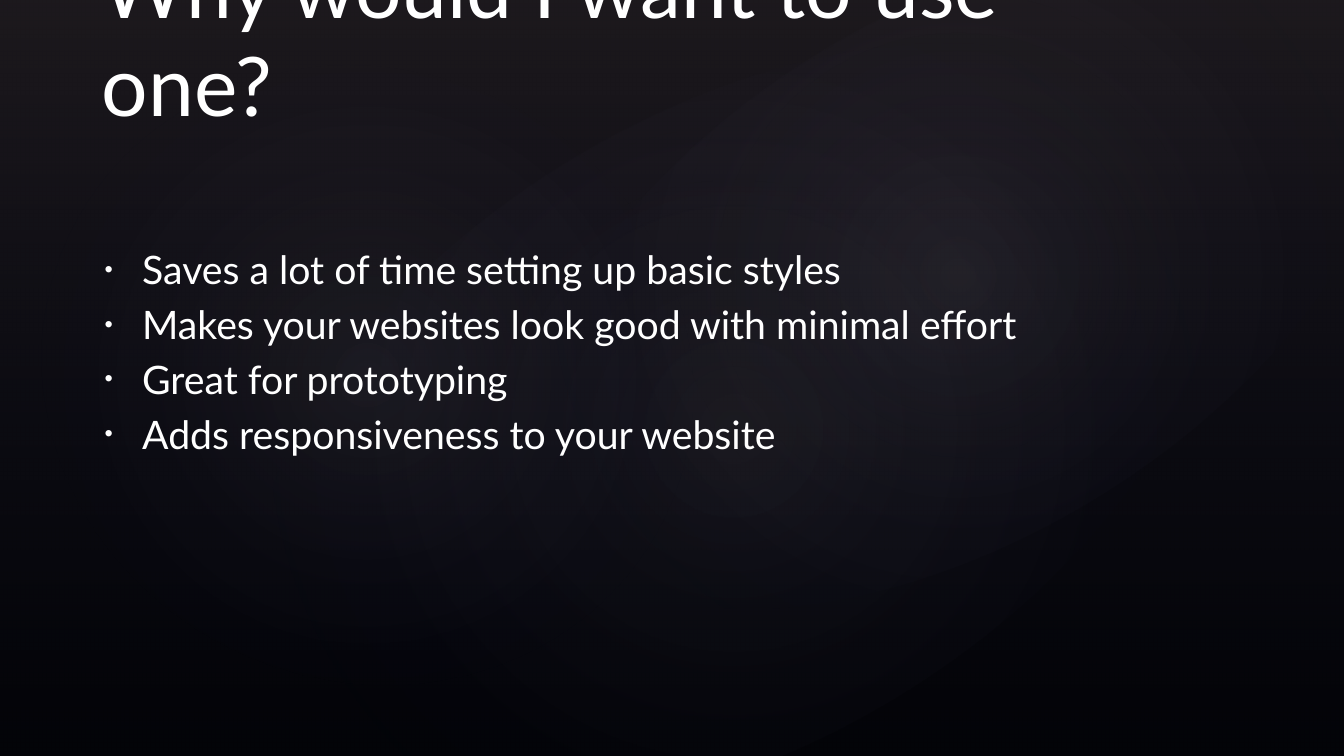
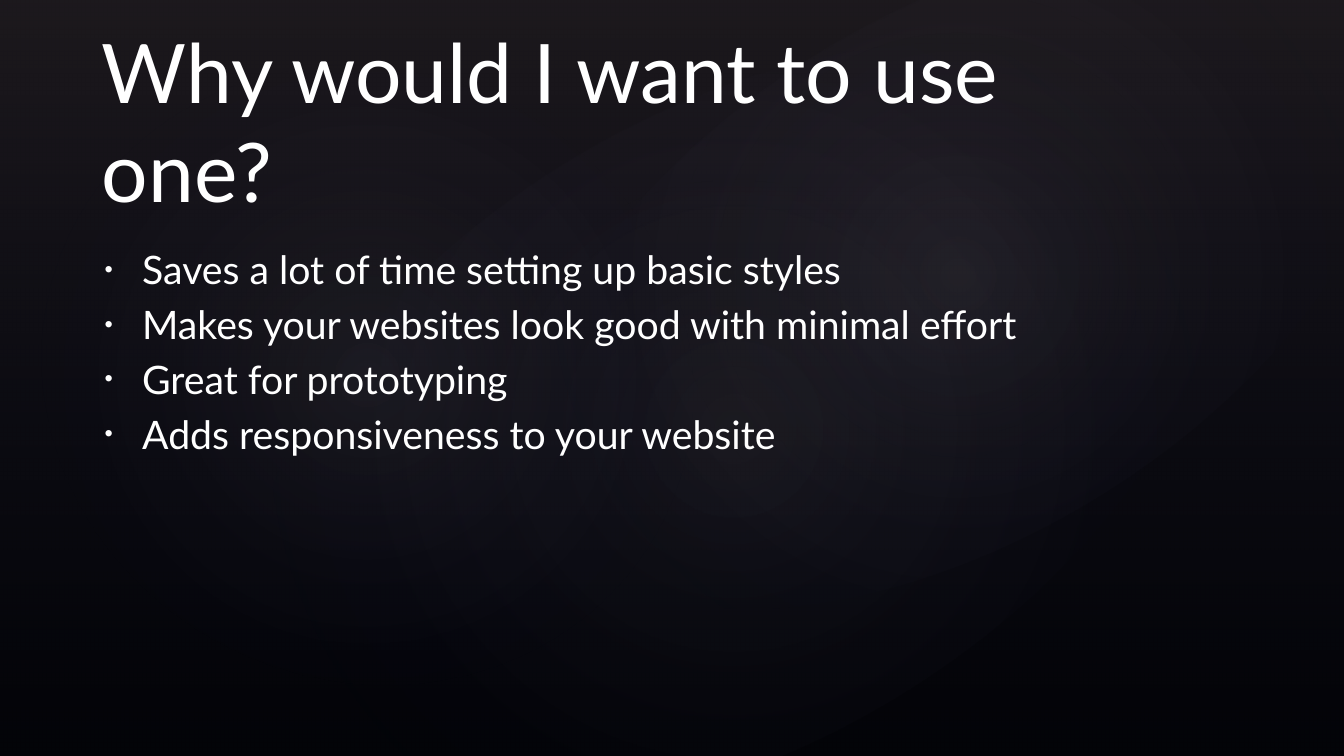
Before and after one commit to Dogfalo/WDW-CSS-Workshop, a slide deck: slide 15 of CSS Frameworks.pptx (slide 16 before the commit). Drawn at 1344x756 pixels with LibreOffice and Linux fonts; fonts in the diff are those of the drawing; background and template pictures are left out. Boxes give left, top, right and bottom in pixels: in the first picture for what was removed or moved away, otherwise in the second. Text is boxed around its words. In the diff, an @@ line names an element or a change of style, - is before the commit and + after.

```diff
--- a/CSS Frameworks.pptx
+++ b/CSS Frameworks.pptx
@@ title "Why would I want to ..." rewrapped from [102, 0, 999, 117] to [102, 42, 999, 203] @@
```
Also in this commit, not shown: 4 other slides changed, 7 slides added, 2 slides removed, 1 other file.
